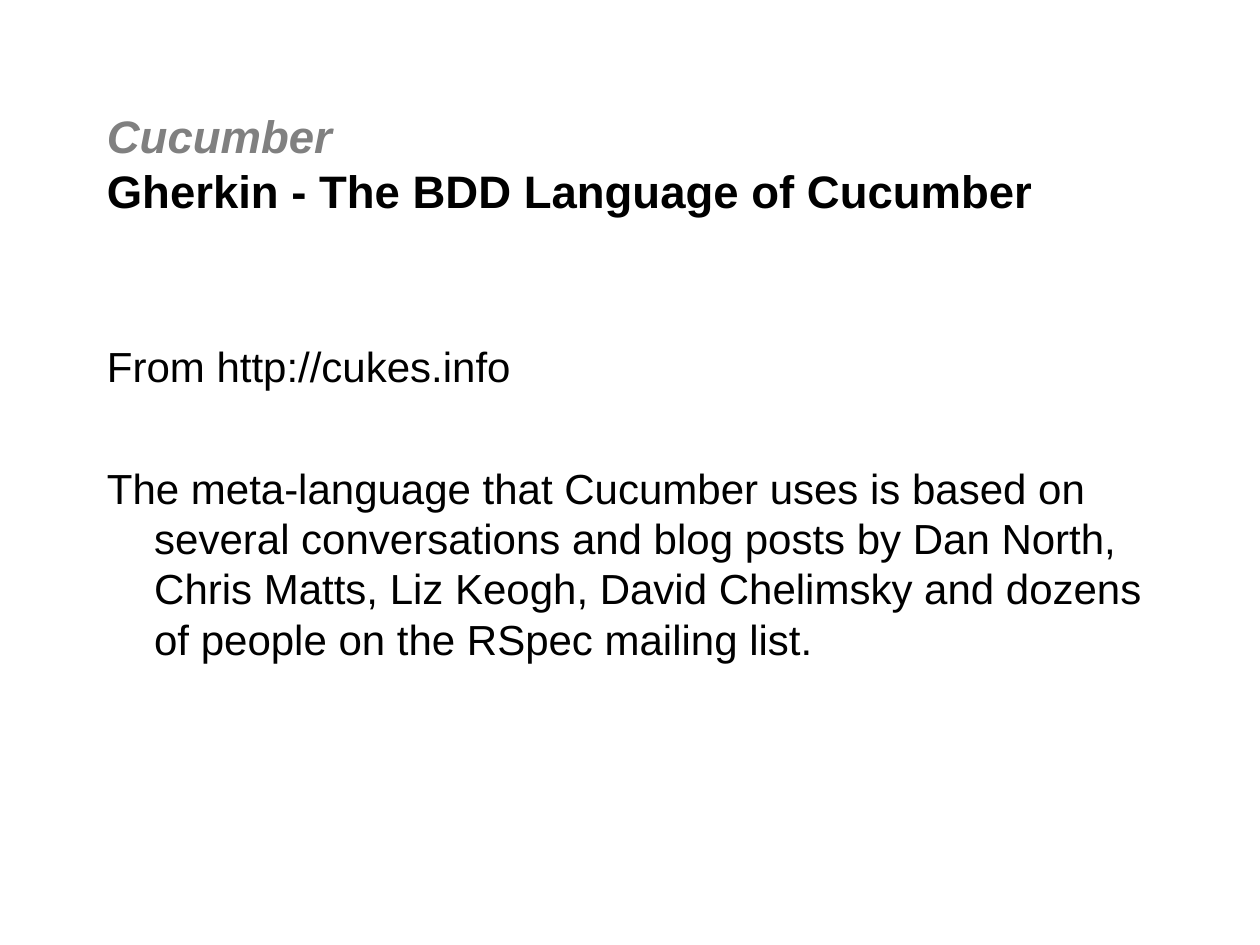
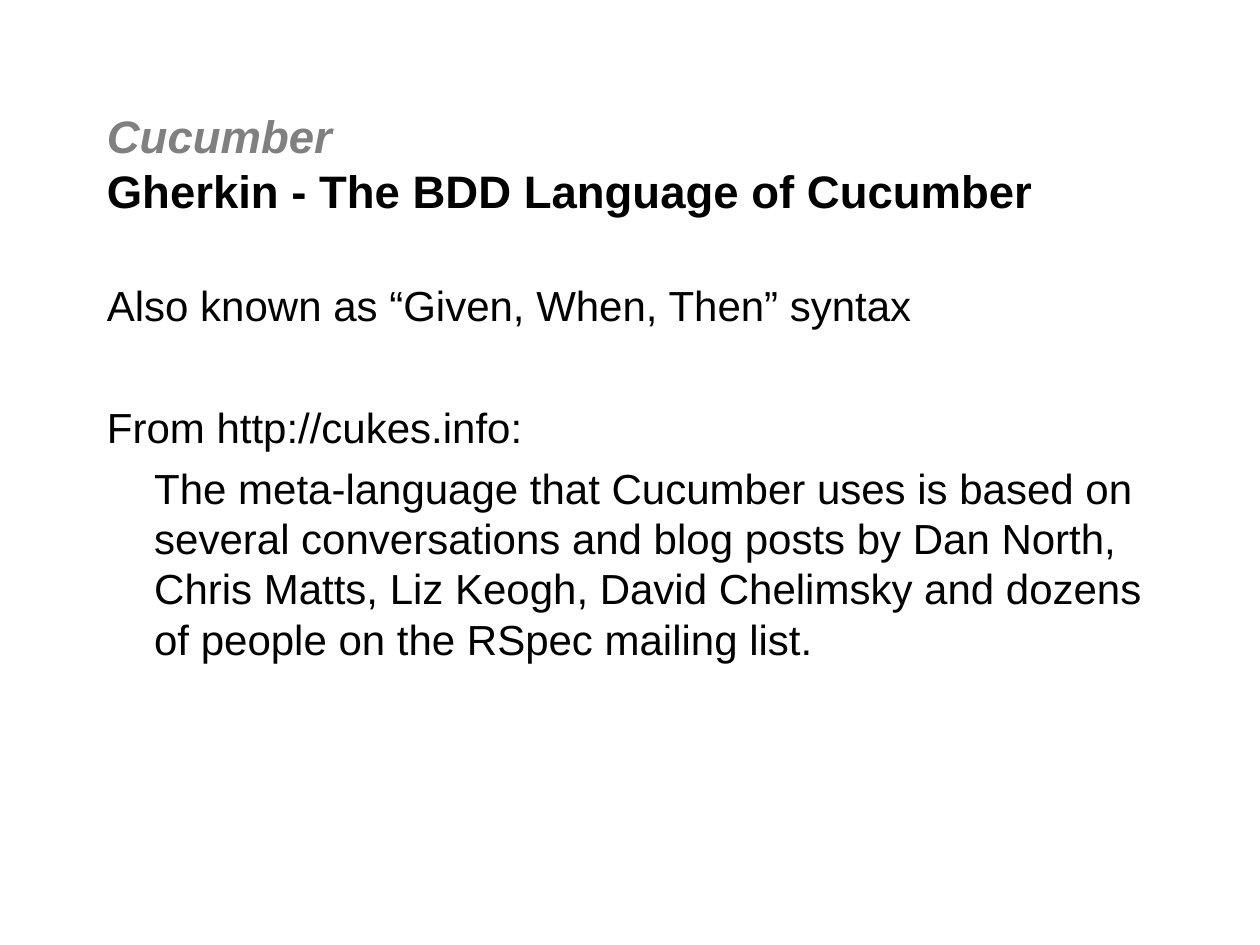
Before and after one commit to jgoodsen/agile2010, a slide deck: slide 4 of 05-cucumber.ppt. Drawn at 1260x945 pixels with LibreOffice and Linux fonts; fonts in the diff are those of the drawing; background and template pictures are left out. Boxes give left, top, right and bottom in pixels: in the first picture for what was removed or moved away, otherwise in the second. Text is boxed around its words. In the diff, an @@ line names an element or a change of style, - is before the commit and + after.

```diff
--- a/05-cucumber.ppt
+++ b/05-cucumber.ppt
@@ text at box(107, 290, 911, 451): text changed @@
-From http://cukes.info
+Also known as “Given, When, Then” syntax
+From http://cukes.info:
```
Also in this commit, not shown: 1 other slide changed, 1 slide added, 1 slide removed, 5 other files.
